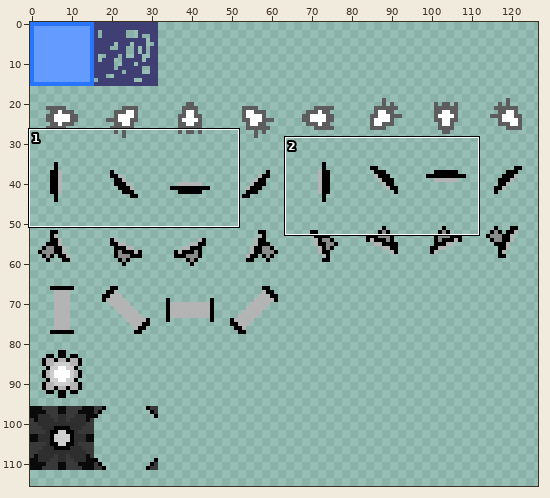
Edited in one commit: pixel-art file (art/sprites.aseprite). The first picture is a wide view before the edit; the outline marks the close-up.
Close-up. First the earlier version:
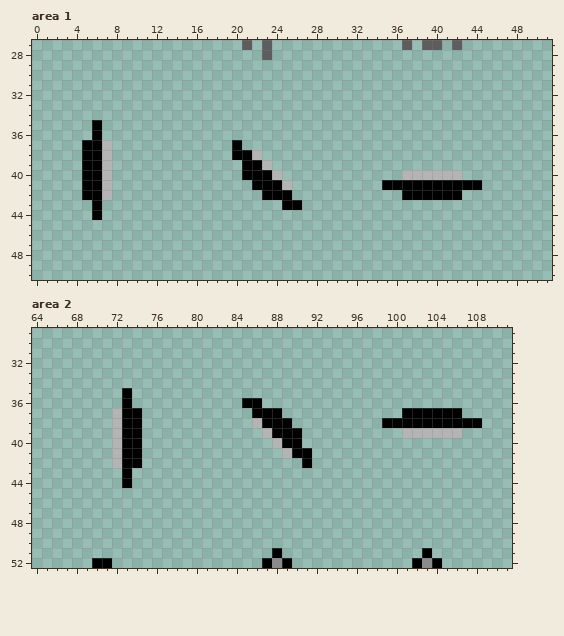
128x128 pixels, 1 frame. Colours within 5 levels of each other are drawn and written as one. Shown: area 1: x 0..51, y 27..50; area 2: x 64..111, y 29..52. The wide view leaves out empty margins.
After:
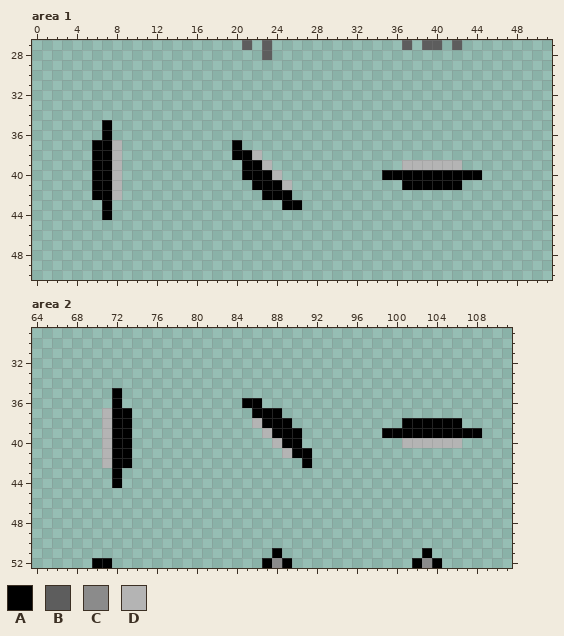
Palette (. is transparent): A #000000  B #5d5d5d  C #8b8b8b  D #b4b4b4
The edit:
Area 1:
The author put colour A in rows 35 to 36 at x 7; in row 40 at x 35 to 36 and 43 to 44; in rows 43 to 44 at x 7.
Colour D becomes colour A in rows 37 to 39 at x 7; in row 40 at x 7 and 37 to 42; in rows 41 to 42 at x 7.
The author put colour D in rows 37 to 38 at x 8; in row 39 at x 8 and 37 to 42; in rows 40 to 42 at x 8.
The edit erases colour A in rows 35 to 36 at x 6; in rows 37 to 40 at x 5; in row 41 at x 5, 35 to 36 and 43 to 44; in row 42 at x 5 and 37 to 42; in rows 43 to 44 at x 6.
Area 2:
The author put colour A in rows 35 to 36 at x 72; in row 39 at x 99 to 100 and 107 to 108; in rows 43 to 44 at x 72.
Colour D becomes colour A in rows 37 to 38 at x 72; in row 39 at x 72 and 101 to 106; in rows 40 to 42 at x 72.
The author put colour D in rows 37 to 39 at x 71; in row 40 at x 71 and 101 to 106; in rows 41 to 42 at x 71.
The edit erases colour A in rows 35 to 36 at x 73; in row 37 at x 74 and 101 to 106; in row 38 at x 74, 99 to 100 and 107 to 108; in rows 39 to 42 at x 74; in rows 43 to 44 at x 73.
Where, in picture pixels (left, top, right, bottom), the same in both close-ups:
changed: (82, 120, 122, 220)
changed: (382, 160, 482, 200)
changed: (102, 388, 142, 488)
changed: (382, 408, 482, 448)
